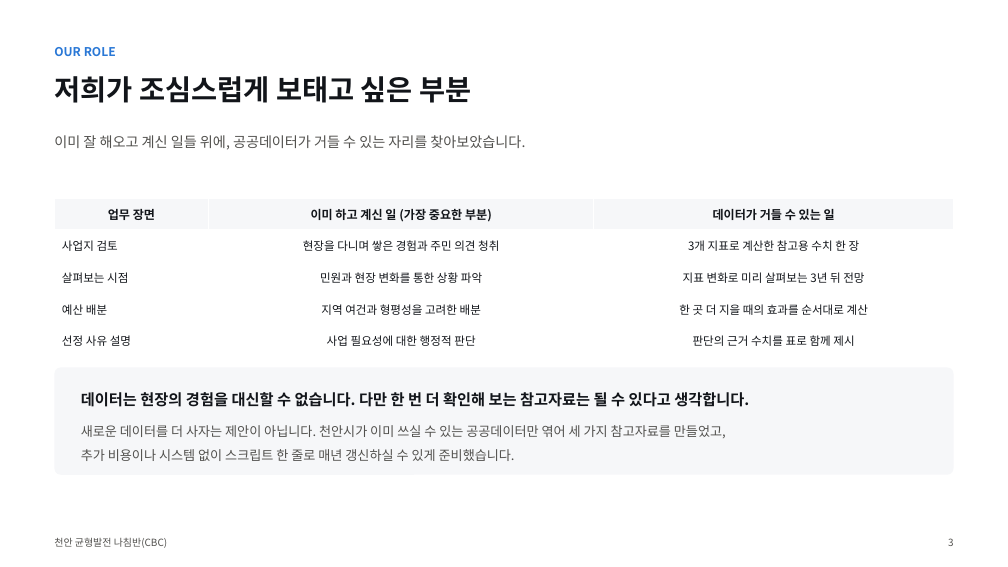
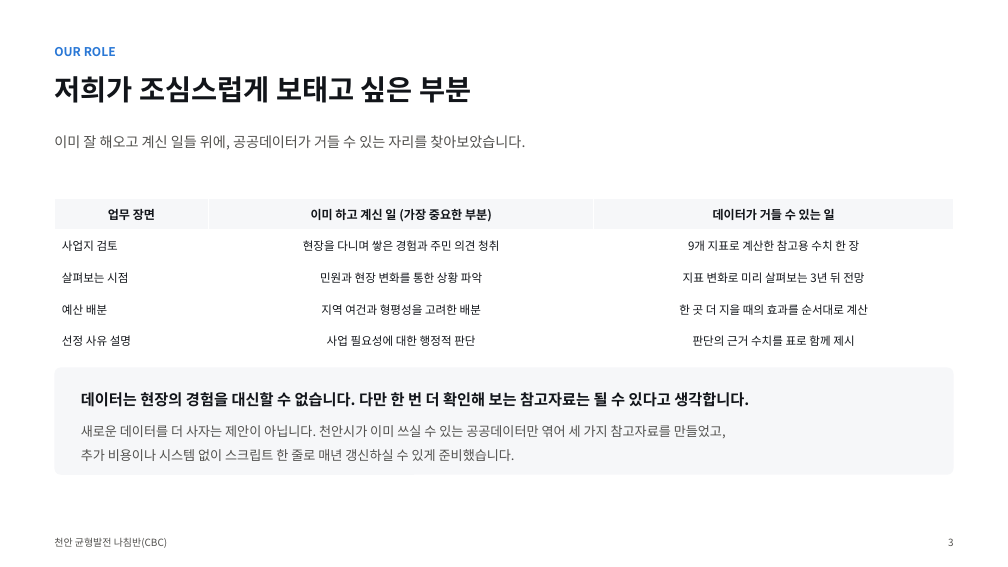
Before and after one commit to BioCode67/2026-AI-, a slide deck: slide 4 of deliverables/기획서_천안균형발전나침반_CBC.pptx. Drawn at 1008x567 pixels with LibreOffice and Linux fonts; fonts in the diff are those of the drawing. Boxes give left, top, right and bottom in pixels: in the first picture for what was removed or moved away, otherwise in the second. Text is boxed around its words. In the diff, an @@ line names an element or a change of style, - is before the commit and + after.

```diff
--- a/deliverables/기획서_천안균형발전나침반_CBC.pptx
+++ b/deliverables/기획서_천안균형발전나침반_CBC.pptx
@@ table at <box>54,198,954,357</box> @@
-row 2, column 3: 3개 지표로 계산한 참고용 수치 한 장
+row 2, column 3: 9개 지표로 계산한 참고용 수치 한 장
```
Also in this commit, not shown: 16 other slides changed, 2 slides added, 1 slide removed, 22 other files.
